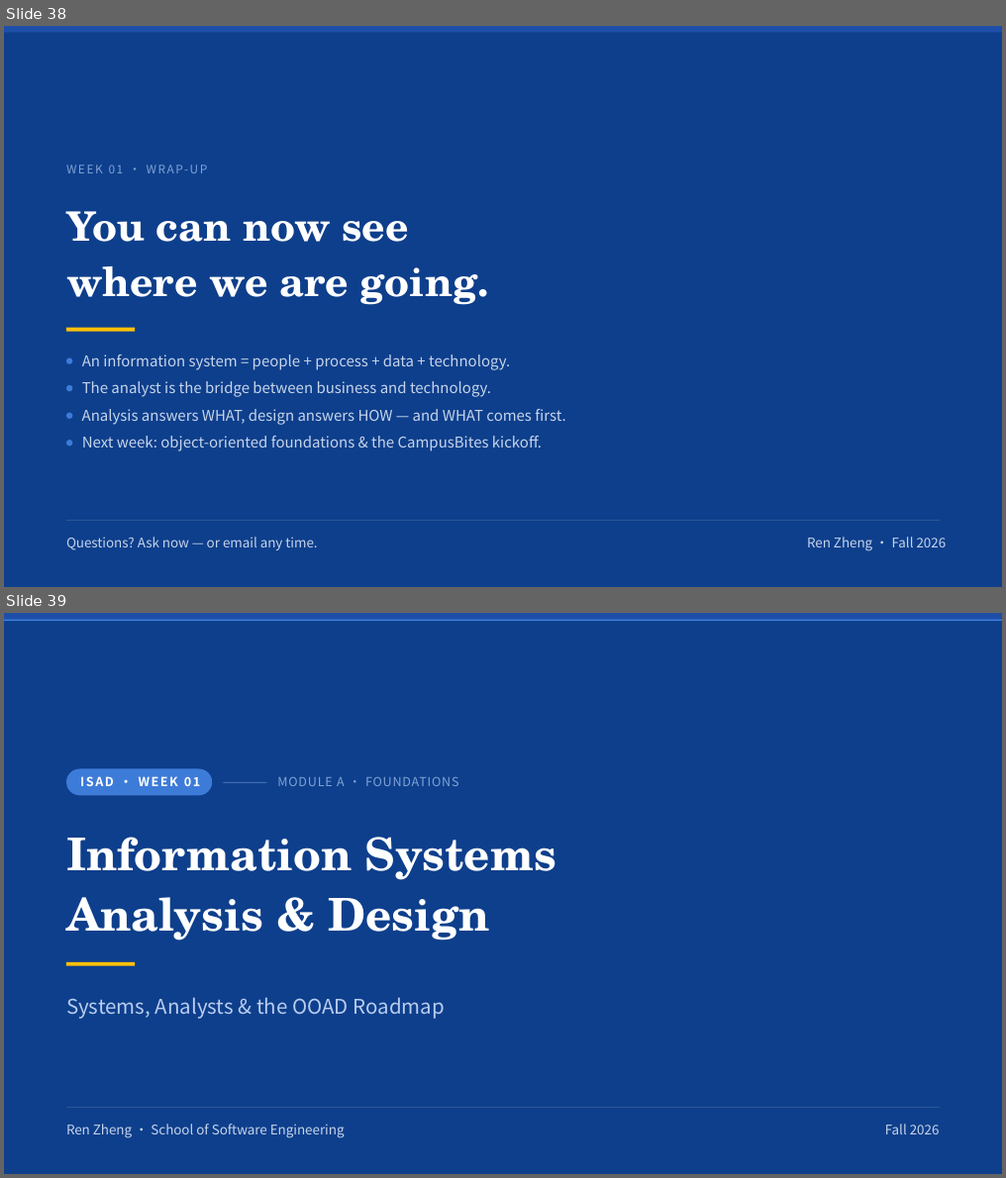
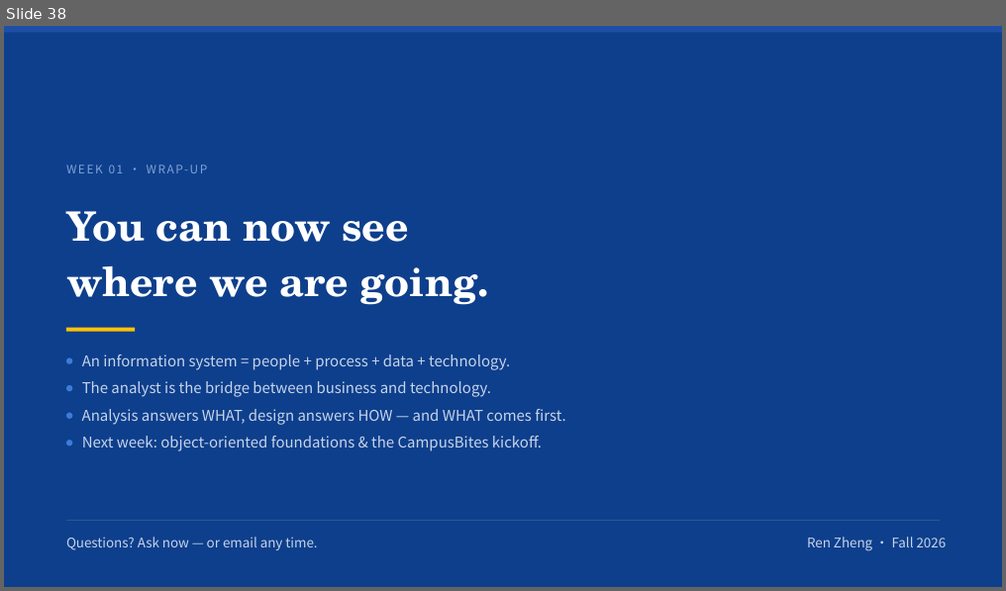
Before and after one commit to klausren/isad-course, a slide deck: 01-slides/W01-Introduction-Systems-Analysts-and-OOAD.pptx. Shown one above the other, each under a label of ours: slides 38 and 39 before the commit, slide 38 after it. The pictures are 1006x1178 and 1006x591 pixels, drawn with LibreOffice and Linux fonts; fonts in the diff are those of the drawing. Boxes give left, top, right and bottom in pixels: in the first picture for what was removed or moved away, otherwise in the second. Text is boxed around its words. In the diff, an @@ line names an element or a change of style, - is before the commit and + after.

```diff
--- a/01-slides/W01-Introduction-Systems-Analysts-and-OOAD.pptx
+++ b/01-slides/W01-Introduction-Systems-Analysts-and-OOAD.pptx
@@ slide 39 removed at (4, 613, 1002, 1174), background #FFFFFF @@
@@ rectangle removed at (4, 613, 1002, 1174) @@
@@ rectangle removed at (4, 613, 1002, 619) @@
@@ rectangle removed at (4, 619, 1002, 621) @@
@@ rounded rectangle removed at (66, 768, 212, 795) @@
@@ text removed at (80, 776, 200, 786) @@
-ISAD · WEEK 01
@@ rectangle removed at (224, 782, 266, 783) @@
@@ text removed at (277, 777, 459, 786) @@
-MODULE A · FOUNDATIONS
@@ text removed at (66, 837, 556, 941) @@
-Information Systems
-Analysis & Design
@@ rectangle removed at (66, 962, 135, 966) @@
@@ text removed at (66, 997, 445, 1019) @@
-Systems, Analysts & the OOAD Roadmap
@@ freeform shape removed at (66, 1107, 940, 1140) @@
@@ text removed at (66, 1124, 345, 1139) @@
-Ren Zheng · School of Software Engineering
@@ text removed at (885, 1124, 940, 1135) @@
-Fall 2026
```
Also in this commit, not shown: 37 other slides removed, 17 other files.
